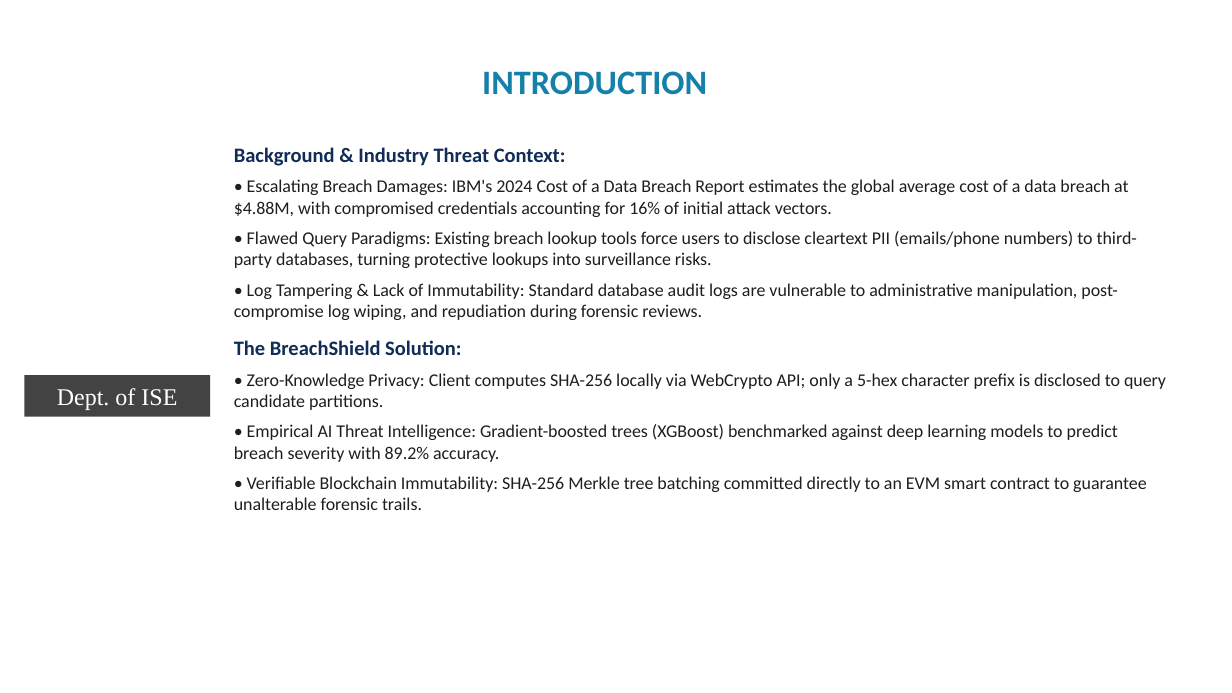
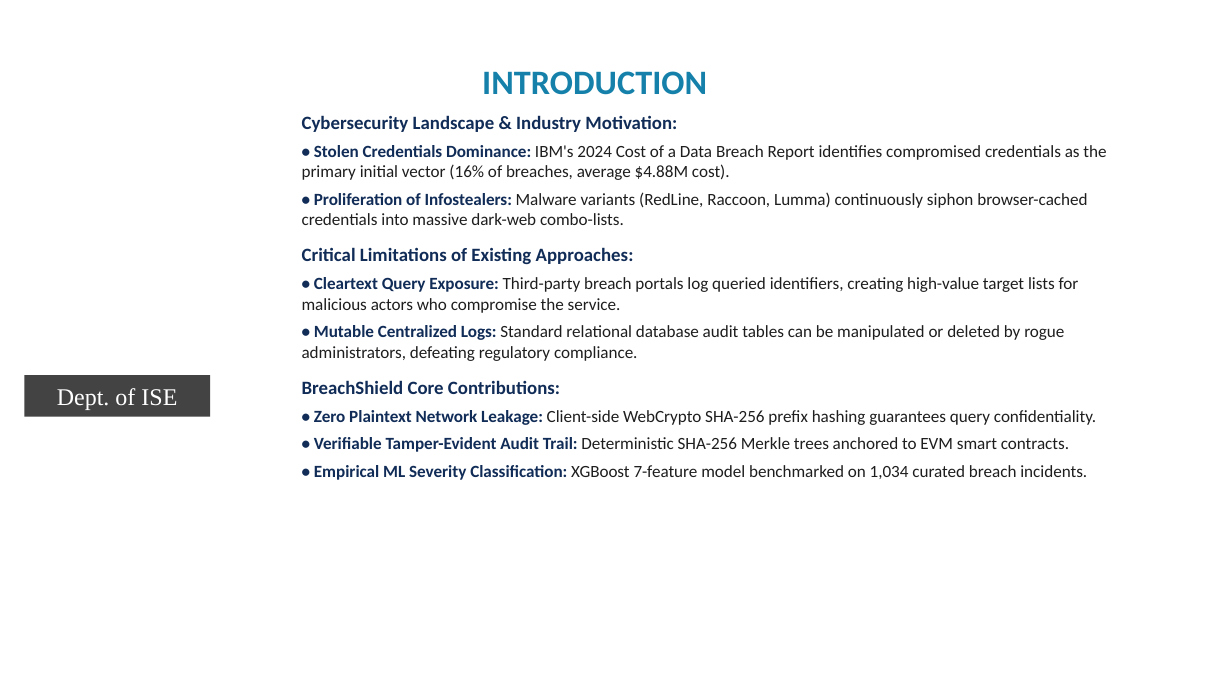
Before and after one commit to premkumarteli/OSINT-BreachShield, a slide deck: slide 4 of docs/Phase2/BreachShield_Final_Phase2_Presentation.pptx. Drawn at 1232x693 pixels with LibreOffice and Linux fonts; fonts in the diff are those of the drawing; background and template pictures are left out. Boxes give left, top, right and bottom in pixels: in the first picture for what was removed or moved away, otherwise in the second. Text is boxed around its words. In the diff, an @@ line names an element or a change of style, - is before the commit and + after.

Commit message:
docs(phase2): finalize presentation and report scripts

```diff
--- a/docs/Phase2/BreachShield_Final_Phase2_Presentation.pptx
+++ b/docs/Phase2/BreachShield_Final_Phase2_Presentation.pptx
@@ text at (302,115,1106,480): text changed; size 10.5 to 10 pt @@
-Background & Industry Threat Context:
-• Escalating Breach Damages: IBM's 2024 Cost of a Data Breach Report estimates the global average cost of a data breach at $4.88M, with compromised credentials accounting for 16% of initial attack vectors.
-• Flawed Query Paradigms: Existing breach lookup tools force users to disclose cleartext PII (emails/phone numbers) to third-party databases, turning protective lookups into surveillance risks.
-• Log Tampering & Lack of Immutability: Standard database audit logs are vulnerable to administrative manipulation, post-compromise log wiping, and repudiation during forensic reviews.
-The BreachShield Solution:
-• Zero-Knowledge Privacy: Client computes SHA-256 locally via WebCrypto API; only a 5-hex character prefix is disclosed to query candidate partitions.
-• Empirical AI Threat Intelligence: Gradient-boosted trees (XGBoost) benchmarked against deep learning models to predict breach severity with 89.2% accuracy.
-• Verifiable Blockchain Immutability: SHA-256 Merkle tree batching committed directly to an EVM smart contract to guarantee unalterable forensic trails.
+Cybersecurity Landscape & Industry Motivation:
+• Stolen Credentials Dominance: IBM's 2024 Cost of a Data Breach Report identifies compromised credentials as the primary initial vector (16% of breaches, average $4.88M cost).
+• Proliferation of Infostealers: Malware variants (RedLine, Raccoon, Lumma) continuously siphon browser-cached credentials into massive dark-web combo-lists.
+Critical Limitations of Existing Approaches:
+• Cleartext Query Exposure: Third-party breach portals log queried identifiers, creating high-value target lists for malicious actors who compromise the service.
+• Mutable Centralized Logs: Standard relational database audit tables can be manipulated or deleted by rogue administrators, defeating regulatory compliance.
+BreachShield Core Contributions:
+• Zero Plaintext Network Leakage: Client-side WebCrypto SHA-256 prefix hashing guarantees query confidentiality.
+• Verifiable Tamper-Evident Audit Trail: Deterministic SHA-256 Merkle trees anchored to EVM smart contracts.
+• Empirical ML Severity Classification: XGBoost 7-feature model benchmarked on 1,034 curated breach incidents.
```
Also in this commit, not shown: 14 other slides changed.
